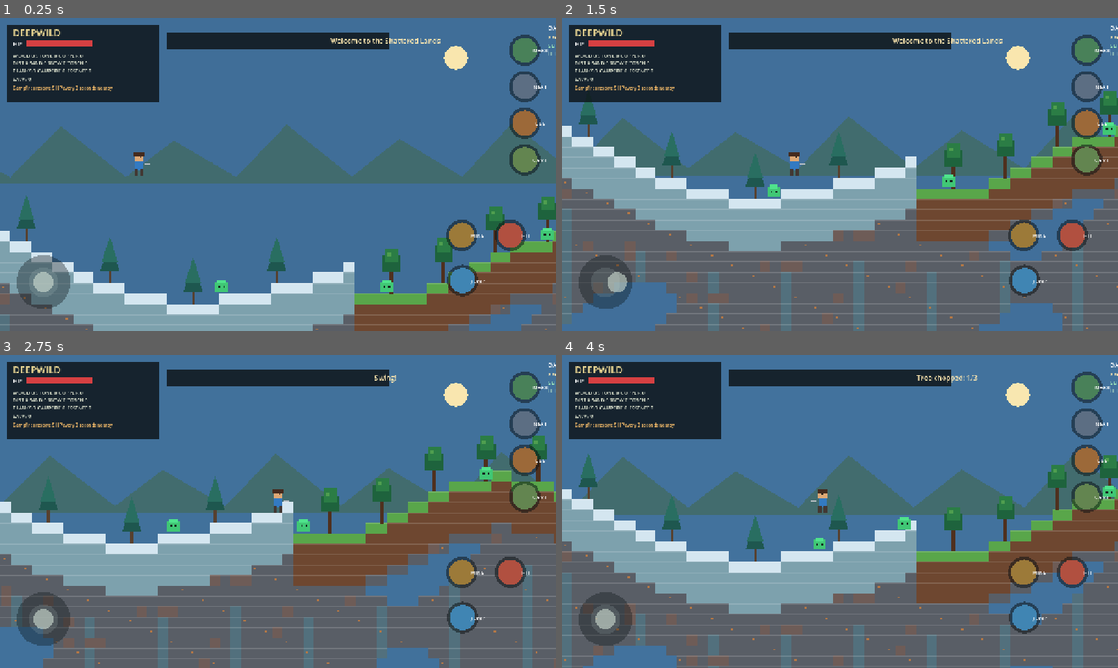
Above: before the commit, frames 1-4 (two rows, left to right).
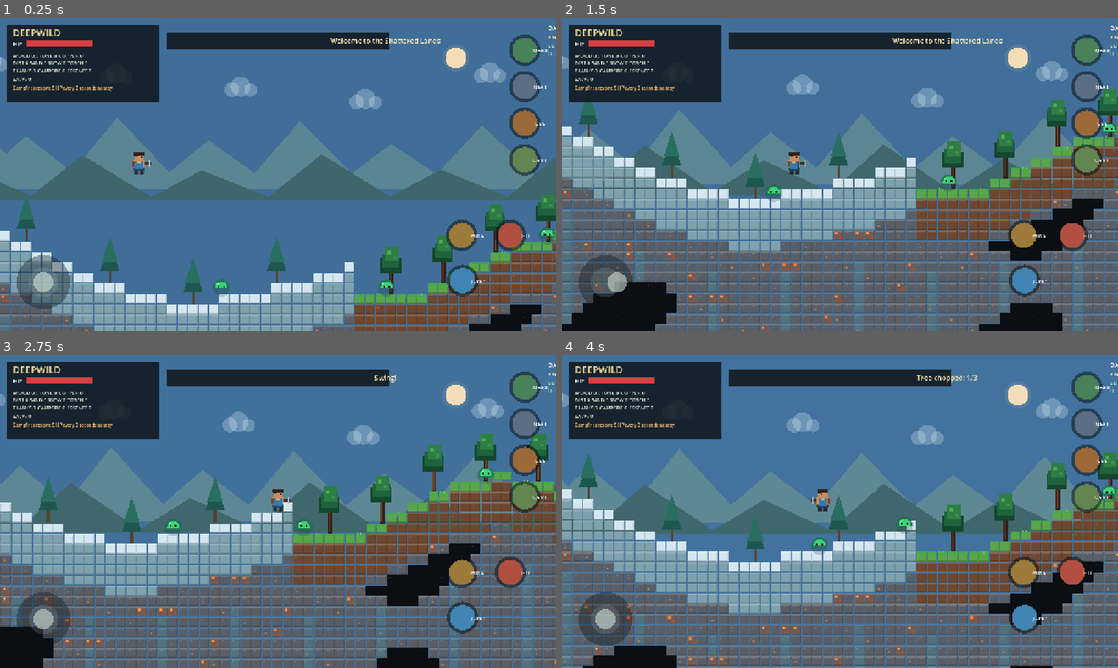
Above: after the commit, the same moments.

Repository: filesgloom-png/DEEPWILD-Shattered-Lands
Game: Godot game, scene res://scenes/main.tscn
The game is run twice, just before and just after one commit, with the same random seed, the same clock (stepped at 60 frames per second) and the same inputs.
Inputs (mouse positions are in pixels of both pictures, inside the frame that each line leads up to):
- Up to frame 1 (0.25 s): no input
- Up to frame 2 (1.5 s): tap Enter (ui_accept) at 0.5, 0.77 s; move the mouse to (962, 158) at 0.52 s; hold Right (ui_right) 0.53-1.25 s; hold E 0.53-1.25 s; click (962, 158) at 0.67 s; drag from (728, 190) to (812, 237) at 1.27 s
- Up to frame 3 (2.75 s): move the mouse to (333, 442) at 2.02 s; hold Right (ui_right) from 2.03 s (still down); tap X at 2.1 s
- Up to frame 4 (4 s): release Right (ui_right) at 2.75 s; drag from (812, 574) to (673, 464) at 2.77 s; move the mouse to (1006, 558) at 3.52 s; hold Left (ui_left) from 3.53 s (still down); tap F at 3.6 s; tap Enter (ui_accept) at 3.77 s

The runs differ from the first frame. In frame 1, 21% of the frame differs, in the area x 0-100%, y 8-100%; in frame 2, 25%; in frame 3, 26%; in frame 4, 26%.

Commit message:
Upgrade DEEPWILD world rendering and character art

Diff:
--- a/scripts/main.gd
+++ b/scripts/main.gd
@@ -561,13 +561,36 @@
 	_draw_controls(size)
 
 func _draw_scenery(size: Vector2, sun: float) -> void:
+	var horizon := size.y * 0.54 - camera_offset.y * 0.04
+	# Subtle atmospheric bands keep the sky from looking like a flat solid color.
+	for band in range(6):
+		var band_color := Color(0.08, 0.13, 0.23).lerp(Color(0.42, 0.72, 0.91), sun)
+		band_color.a = 0.035
+		draw_rect(Rect2(0, float(band) * size.y / 6.0, size.x, size.y / 6.0 + 1.0), band_color)
+	# Two distant parallax layers add depth while keeping the game lightweight.
+	for i in range(9):
+		var x := fposmod(float(i * 210) - camera_offset.x * 0.10, size.x + 300.0) - 150.0
+		var h := 80.0 + float((i * 43) % 95)
+		var y := horizon - h - camera_offset.y * 0.035
+		var far_color := Color(0.20, 0.35, 0.43).lerp(Color(0.52, 0.69, 0.72), sun)
+		draw_colored_polygon(PackedVector2Array([Vector2(x - 135, horizon), Vector2(x, y), Vector2(x + 155, horizon)]), far_color)
 	for i in range(7):
-		var x := fposmod(float(i * 260) - camera_offset.x * 0.18, size.x + 300.0) - 120.0
-		var h := 95.0 + float((i * 37) % 70)
-		var y := size.y * 0.52 - h - camera_offset.y * 0.08
-		var c := Color(0.19, 0.35, 0.39).lerp(Color(0.32, 0.49, 0.47), sun)
-		draw_colored_polygon(PackedVector2Array([Vector2(x - 130, y + h), Vector2(x, y), Vector2(x + 170, y + h)]), c)
-	draw_circle(Vector2(size.x * 0.82, 92), 27.0, Color(1.0, 0.85, 0.53).lerp(Color(0.95, 0.95, 0.83), sun))
+		var x := fposmod(float(i * 275 + 95) - camera_offset.x * 0.19, size.x + 360.0) - 180.0
+		var h := 70.0 + float((i * 37) % 72)
+		var y := horizon + 26.0 - h - camera_offset.y * 0.055
+		var near_color := Color(0.15, 0.29, 0.34).lerp(Color(0.34, 0.51, 0.50), sun)
+		draw_colored_polygon(PackedVector2Array([Vector2(x - 130, horizon + 26.0), Vector2(x, y), Vector2(x + 170, horizon + 26.0)]), near_color)
+	# Soft cloud clusters and a gently glowing sun/moon.
+	for i in range(5):
+		var cx := fposmod(float(i * 287) - camera_offset.x * 0.035 + 80.0, size.x + 240.0) - 120.0
+		var cy := 105.0 + float((i * 29) % 90) - camera_offset.y * 0.015
+		var cloud := Color(0.87, 0.94, 0.97, 0.28 if sun > 0.3 else 0.12)
+		draw_circle(Vector2(cx, cy), 17.0, cloud)
+		draw_circle(Vector2(cx + 20.0, cy - 7.0), 23.0, cloud)
+		draw_circle(Vector2(cx + 43.0, cy + 1.0), 15.0, cloud)
+	var celestial := Color(1.0, 0.79, 0.42).lerp(Color(0.91, 0.94, 1.0), sun)
+	draw_circle(Vector2(size.x * 0.82, 92.0), 31.0, Color(celestial.r, celestial.g, celestial.b, 0.10))
+	draw_circle(Vector2(size.x * 0.82, 92.0), 24.0, celestial)
 
 func _draw_world(size: Vector2) -> void:
 	var start_x := maxi(0, int(floor(camera_offset.x / TILE)) - 2)
@@ -577,10 +600,15 @@
 		var px := float(tx * TILE) - camera_offset.x
 		for ty in range(maxi(0, int(floor(camera_offset.y / TILE)) - 1), WORLD_DEPTH):
 			var kind := block_type(tx, ty)
-			if kind == "":
-				continue
 			var py := float(ty * TILE) - camera_offset.y
 			if py < -TILE or py > size.y + TILE:
+				continue
+			# Cave voids are dark, not transparent holes showing the sky behind the world.
+			if kind == "":
+				if ty > surface + 5 and ty < WORLD_DEPTH - 4 and _is_cave(tx, ty):
+					draw_rect(Rect2(px, py, TILE, TILE), Color(0.045, 0.055, 0.075))
+					if (tx + ty) % 5 == 0:
+						draw_rect(Rect2(px + 4, py + 5, 3, 2), Color(0.12, 0.15, 0.18))
 				continue
 			var rect := Rect2(px, py, TILE, TILE)
 			var color := Color(0.35, 0.65, 0.29)
@@ -607,10 +635,26 @@
 				draw_rect(Rect2(px + 14, py + 14, 6, 5), Color(0.78, 0.40, 0.22))
 			if ty > surface and tx % 7 == 0 and ty > surface + 7:
 				color = Color(0.32, 0.44, 0.49) if kind == "stone" else color
-			draw_rect(rect, color)
-			draw_rect(Rect2(px, py, TILE, 2), color.lightened(0.15))
-			if kind == "stone" and (tx * 13 + ty * 7) % 11 == 0:
-				draw_rect(Rect2(px + 6, py + 8, 5, 4), Color(0.71, 0.47, 0.27))
+			# Shaded faces, seams and small surface details break up the block grid.
+			draw_rect(Rect2(px + 1, py + 1, TILE - 2, TILE - 2), color)
+			draw_rect(Rect2(px + 1, py + 1, TILE - 2, 3), color.lightened(0.16))
+			draw_rect(Rect2(px + 1, py + TILE - 3, TILE - 2, 2), color.darkened(0.20))
+			draw_rect(Rect2(px + TILE - 3, py + 3, 2, TILE - 5), color.darkened(0.12))
+			if kind == "grass":
+				draw_rect(Rect2(px + 1, py + 1, TILE - 2, 5), Color(0.28, 0.66, 0.31))
+				if (tx * 7) % 4 == 0:
+					draw_line(Vector2(px + 5, py + 3), Vector2(px + 4, py - 1), Color(0.50, 0.79, 0.34), 2.0)
+					draw_line(Vector2(px + 11, py + 4), Vector2(px + 13, py), Color(0.50, 0.79, 0.34), 2.0)
+			if kind == "dirt" and (tx * 5 + ty * 3) % 7 == 0:
+				draw_rect(Rect2(px + 5, py + 7, 4, 3), Color(0.53, 0.36, 0.24))
+			if kind == "stone":
+				draw_line(Vector2(px + 4, py + 8), Vector2(px + 10, py + 6), color.lightened(0.13), 1.0)
+				if (tx * 13 + ty * 7) % 11 == 0:
+					draw_rect(Rect2(px + 6, py + 13, 5, 3), Color(0.71, 0.47, 0.27))
+			if kind == "copper_ore":
+				draw_rect(Rect2(px + 4, py + 5, 7, 6), Color(0.91, 0.48, 0.24))
+				draw_rect(Rect2(px + 14, py + 14, 6, 5), Color(0.68, 0.30, 0.18))
+				draw_rect(Rect2(px + 6, py + 6, 3, 2), Color(1.0, 0.70, 0.39))
 		var ground_screen_y := float(surface * TILE) - camera_offset.y
 		var biome := biome_at(tx)
 		if _tree_exists(tx) and surface > 0:
@@ -647,30 +691,45 @@
 	draw_colored_polygon(PackedVector2Array([Vector2(x - 6, y - 48), Vector2(x + 13, y - 108), Vector2(x + 31, y - 48)]), Color(0.16, 0.43, 0.38))
 
 func _draw_tree(x: float, y: float) -> void:
-	var trunk := Color(0.31, 0.19, 0.12)
-	draw_rect(Rect2(x + 8, y - 65, 9, 66), trunk)
-	draw_rect(Rect2(x - 8, y - 87, 42, 38), Color(0.12, 0.39, 0.24))
-	draw_rect(Rect2(x - 1, y - 103, 30, 32), Color(0.17, 0.49, 0.27))
-	draw_rect(Rect2(x + 3, y - 94, 9, 8), Color(0.31, 0.62, 0.31))
+	# Layered canopy, brighter leaf patches and a shaded trunk.
+	draw_rect(Rect2(x + 8, y - 65, 10, 66), Color(0.20, 0.13, 0.10))
+	draw_rect(Rect2(x + 10, y - 64, 4, 61), Color(0.42, 0.27, 0.16))
+	draw_rect(Rect2(x - 13, y - 82, 48, 35), Color(0.08, 0.28, 0.18))
+	draw_rect(Rect2(x - 8, y - 91, 39, 33), Color(0.12, 0.39, 0.24))
+	draw_rect(Rect2(x - 2, y - 108, 32, 34), Color(0.18, 0.49, 0.27))
+	draw_rect(Rect2(x + 3, y - 99, 9, 8), Color(0.34, 0.65, 0.34))
+	draw_rect(Rect2(x + 17, y - 86, 7, 6), Color(0.26, 0.57, 0.30))
 
 func _draw_player() -> void:
 	var p := player - camera_offset
-	# Pixel-art explorer: scarf, tunic, boots, hair and tool.
-	draw_rect(Rect2(p.x - 10, p.y - 34, 20, 25), Color(0.20, 0.48, 0.76))
-	draw_rect(Rect2(p.x - 11, p.y - 12, 9, 14), Color(0.26, 0.22, 0.20))
-	draw_rect(Rect2(p.x + 2, p.y - 12, 9, 14), Color(0.26, 0.22, 0.20))
-	draw_rect(Rect2(p.x - 11, p.y - 47, 22, 17), Color(0.87, 0.66, 0.46))
-	draw_rect(Rect2(p.x - 12, p.y - 50, 24, 8), Color(0.27, 0.17, 0.12))
-	draw_rect(Rect2(p.x + facing * 3, p.y - 41, 3, 3), Color(0.13, 0.12, 0.11))
-	draw_rect(Rect2(p.x + facing * 13, p.y - 26, 13 * facing, 4), Color(0.72, 0.75, 0.77))
+	# More readable adventurer silhouette with layered clothes and backpack.
+	draw_rect(Rect2(p.x - 12, p.y - 13, 24, 13), Color(0.10, 0.11, 0.15, 0.28))
+	draw_rect(Rect2(p.x - 13, p.y - 34, 8, 23), Color(0.38, 0.24, 0.17))
+	draw_rect(Rect2(p.x + 5, p.y - 34, 8, 23), Color(0.38, 0.24, 0.17))
+	draw_rect(Rect2(p.x - 11, p.y - 13, 9, 14), Color(0.16, 0.17, 0.20))
+	draw_rect(Rect2(p.x + 2, p.y - 13, 9, 14), Color(0.16, 0.17, 0.20))
+	draw_rect(Rect2(p.x - 12, p.y - 34, 24, 23), Color(0.12, 0.28, 0.42))
+	draw_rect(Rect2(p.x - 9, p.y - 33, 18, 20), Color(0.22, 0.48, 0.70))
+	draw_rect(Rect2(p.x - 14, p.y - 32, 4, 16), Color(0.79, 0.55, 0.36))
+	draw_rect(Rect2(p.x + 10, p.y - 32, 4, 16), Color(0.79, 0.55, 0.36))
+	draw_rect(Rect2(p.x - 11, p.y - 48, 22, 17), Color(0.78, 0.55, 0.38))
+	draw_rect(Rect2(p.x - 12, p.y - 51, 24, 8), Color(0.20, 0.13, 0.10))
+	draw_rect(Rect2(p.x - 11, p.y - 44, 8, 4), Color(0.20, 0.13, 0.10))
+	draw_rect(Rect2(p.x + facing * 4, p.y - 42, 3, 3), Color(0.09, 0.11, 0.13))
+	draw_rect(Rect2(p.x - 4, p.y - 30, 8, 4), Color(0.79, 0.69, 0.42))
+	draw_rect(Rect2(p.x - facing * 14 - 2, p.y - 31, 5, 13), Color(0.48, 0.28, 0.15))
+	draw_rect(Rect2(p.x + facing * 13, p.y - 27, 14 * facing, 4), Color(0.25, 0.20, 0.15))
+	draw_rect(Rect2(p.x + facing * 22, p.y - 32, 3 * facing, 13), Color(0.72, 0.75, 0.78))
 
 func _draw_slimes() -> void:
 	for slime in slimes:
 		var p := slime - camera_offset
-		draw_rect(Rect2(p.x - 15, p.y - 13, 30, 23), Color(0.25, 0.78, 0.46))
-		draw_rect(Rect2(p.x - 10, p.y - 18, 20, 8), Color(0.31, 0.89, 0.55))
-		draw_rect(Rect2(p.x - 7, p.y - 5, 4, 5), Color(0.08, 0.15, 0.12))
-		draw_rect(Rect2(p.x + 4, p.y - 5, 4, 5), Color(0.08, 0.15, 0.12))
+		draw_circle(Vector2(p.x, p.y + 1.0), 20.0, Color(0.10, 0.22, 0.17, 0.22))
+		draw_colored_polygon(PackedVector2Array([Vector2(p.x - 17, p.y + 4), Vector2(p.x - 15, p.y - 9), Vector2(p.x - 7, p.y - 16), Vector2(p.x + 8, p.y - 16), Vector2(p.x + 16, p.y - 7), Vector2(p.x + 18, p.y + 4)]), Color(0.10, 0.48, 0.32))
+		draw_colored_polygon(PackedVector2Array([Vector2(p.x - 14, p.y + 2), Vector2(p.x - 12, p.y - 8), Vector2(p.x - 5, p.y - 13), Vector2(p.x + 7, p.y - 13), Vector2(p.x + 13, p.y - 6), Vector2(p.x + 14, p.y + 2)]), Color(0.24, 0.82, 0.48))
+		draw_rect(Rect2(p.x - 8, p.y - 5, 4, 5), Color(0.05, 0.13, 0.10))
+		draw_rect(Rect2(p.x + 4, p.y - 5, 4, 5), Color(0.05, 0.13, 0.10))
+		draw_rect(Rect2(p.x - 10, p.y - 10, 4, 2), Color(0.70, 1.0, 0.76))
 
 func _draw_hud(size: Vector2) -> void:
 	draw_rect(Rect2(16, 16, 350, 178), Color(0.055, 0.08, 0.10, 0.84))
